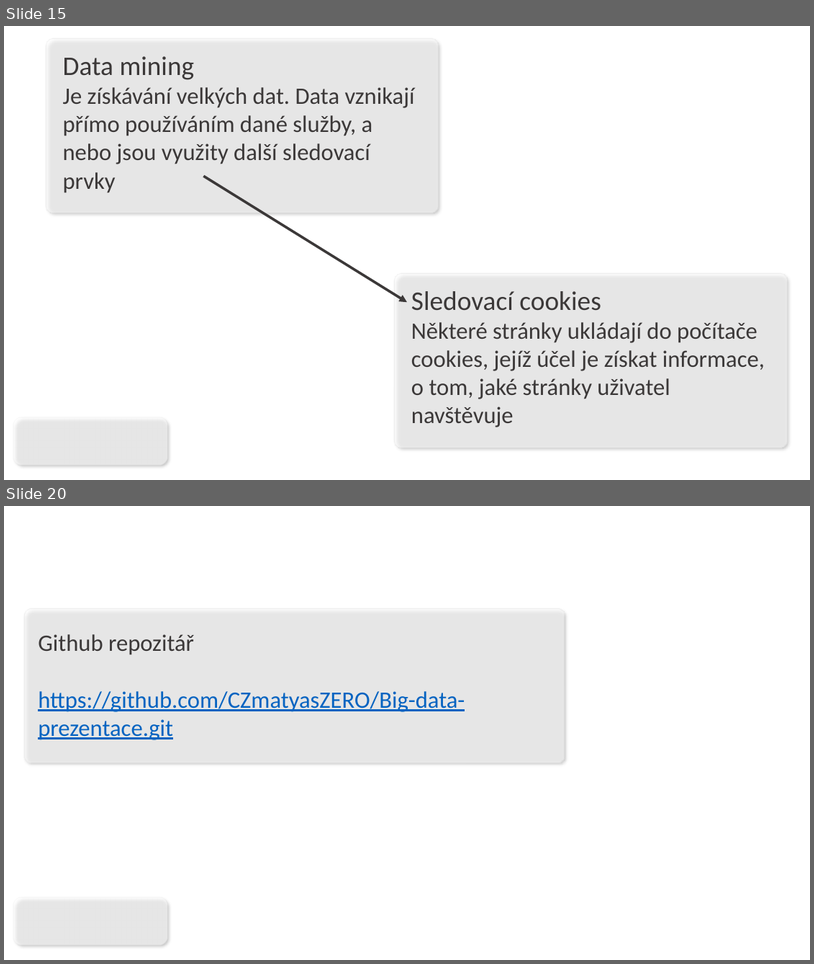
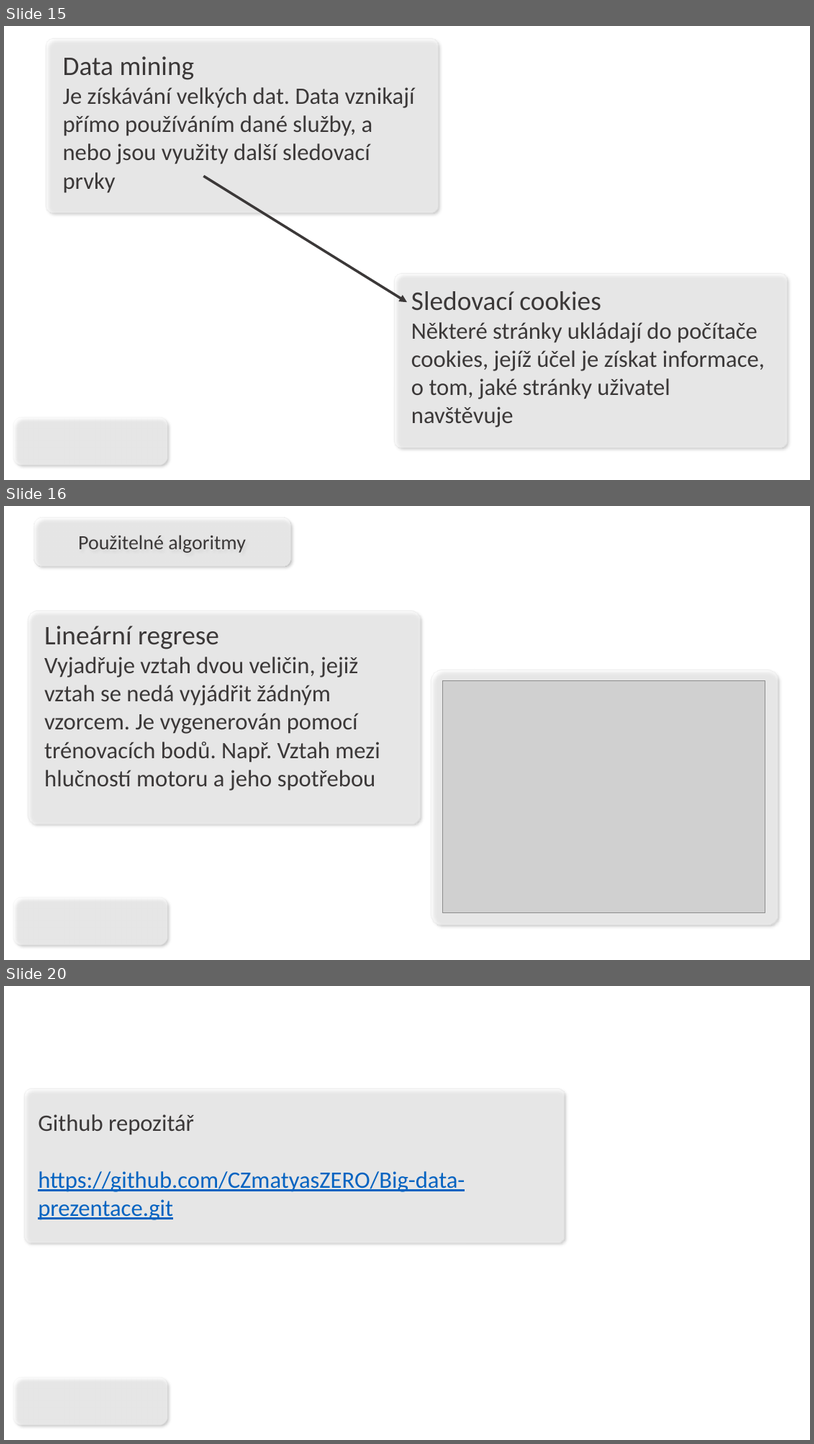
Before and after one commit to CZmatyasZERO/Big-data-prezentace, a slide deck: klimes.ppsx. Shown one above the other, each under a label of ours: slides 15 and 20 before the commit, slides 15, 16 and 20 after it; the slides between them are not shown. The pictures are 814x964 and 814x1444 pixels, drawn with LibreOffice and Linux fonts; fonts in the diff are those of the drawing; grey boxes stand for pictures; background and template pictures are left out. Boxes give left, top, right and bottom in pixels: in the first picture for what was removed or moved away, otherwise in the second. Text is boxed around its words. In the diff, an @@ line names an element or a change of style, - is before the commit and + after.

```diff
--- a/klimes.ppsx
+++ b/klimes.ppsx
@@ slide 16 added at [4,506,810,960], background picture (left out); not listed: 1 template element that a slide beside it also shows @@
@@ rounded rectangle added at [34,518,291,566], fill #FFFFFF at 60% opacity, outline #EAEAEA 1 pt, 24 pt, text #3B3838 @@
+Použitelné algoritmy
@@ rounded rectangle added at [28,610,420,824], fill #FFFFFF at 60% opacity, outline #EAEAEA 1 pt @@
@@ text added at [44,626,380,790], 28 pt, text #3B3838 @@
+Lineární regrese
+Vyjadřuje vztah dvou veličin, jejiž vztah se nedá vyjádřit žádným vzorcem. Je vygenerován pomocí trénovacích bodů. Např. Vztah mezi hlučností motoru a jeho spotřebou
@@ rounded rectangle added at [431,669,778,924], fill #FFFFFF at 60% opacity, outline #EAEAEA 1 pt @@
@@ picture added at [443,681,766,913] @@
```
Also in this commit, not shown: 2 slides changed, 2 other slides added, 3 slides removed, 1 other file.
